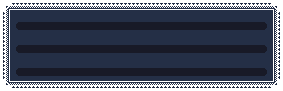
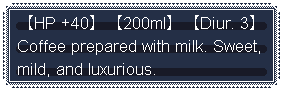
Layers edited between the first and the second (283, 91) image:
added layer "EN" above "JP" over [18, 15, 260, 77]
